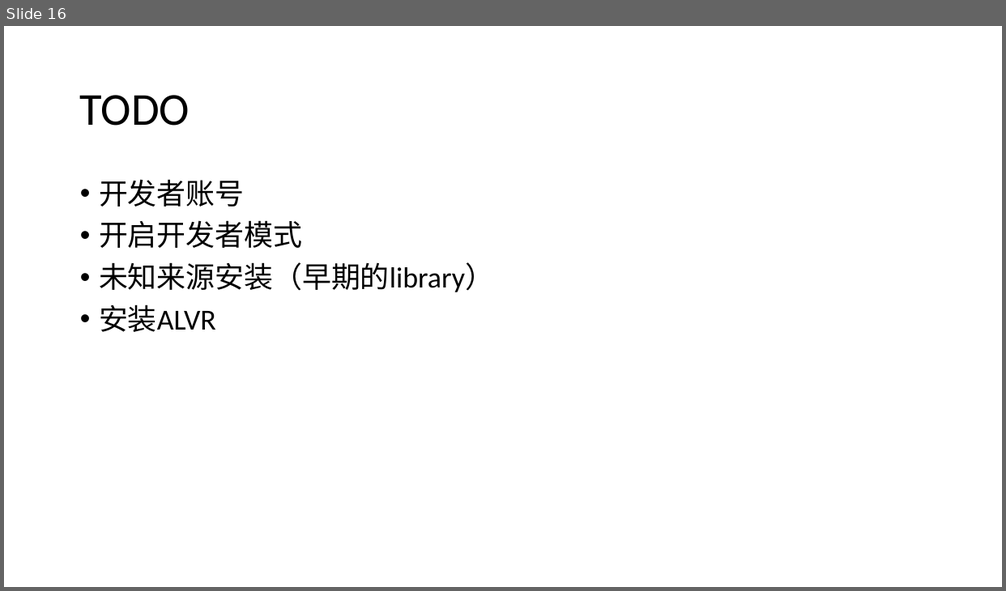
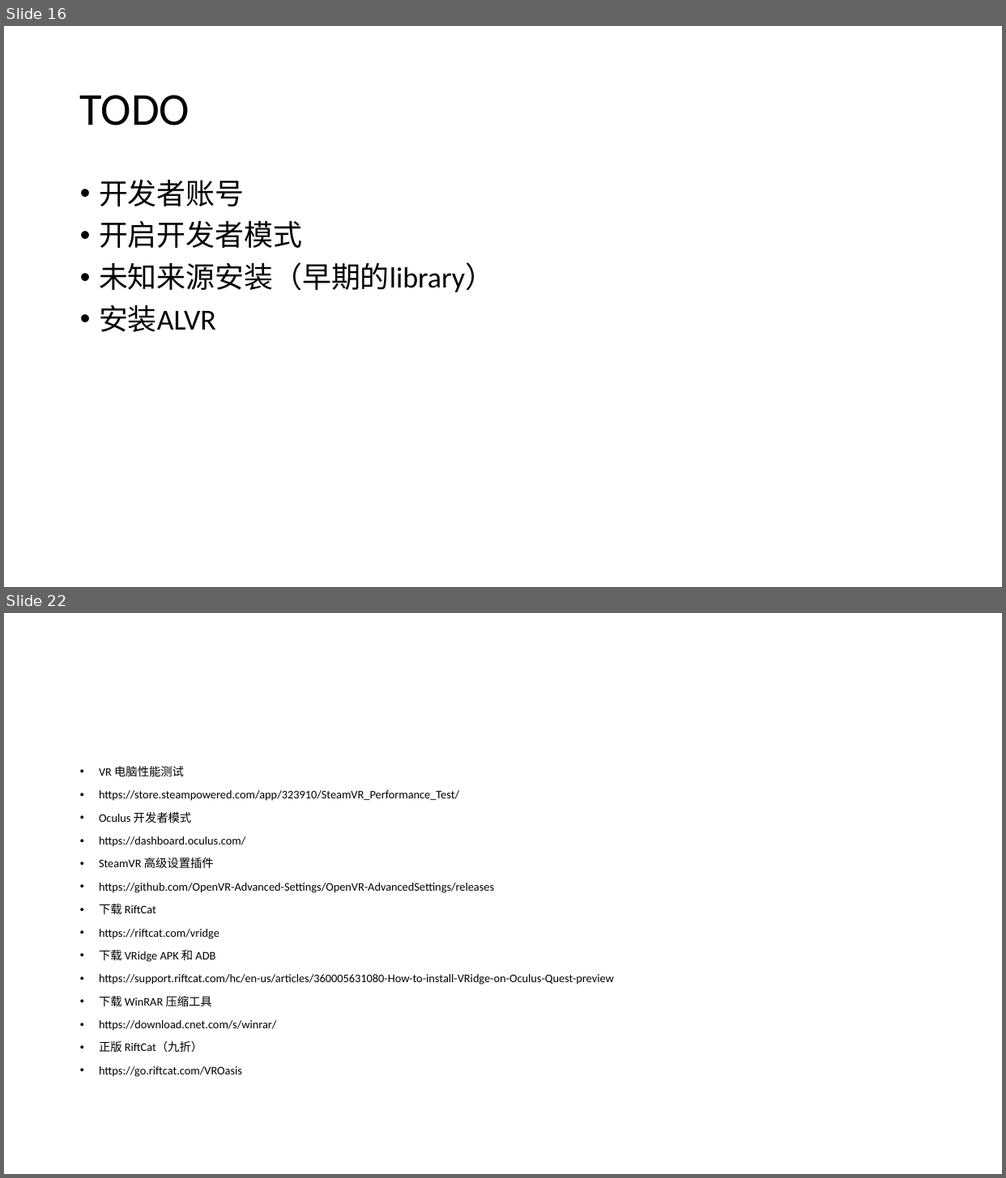
Before and after one commit to yangwangxinchen/Blank, a slide deck: OculusQuest快速入门/quest相关.pptx. Shown one above the other, each under a label of ours: slide 16 before the commit, slides 16 and 22 after it; the slides between them are not shown. The pictures are 1006x591 and 1006x1178 pixels, drawn with LibreOffice and Linux fonts; fonts in the diff are those of the drawing. Boxes give left, top, right and bottom in pixels: in the first picture for what was removed or moved away, otherwise in the second. Text is boxed around its words. In the diff, an @@ line names an element or a change of style, - is before the commit and + after.

```diff
--- a/OculusQuest快速入门/quest相关.pptx
+++ b/OculusQuest快速入门/quest相关.pptx
@@ slide 22 added at (4, 613, 1002, 1174), background #FFFFFF @@
@@ text added at (99, 766, 614, 1077), 11.2 pt, text #000000 @@
+• VR 电脑性能测试
+• https://store.steampowered.com/app/323910/SteamVR_Performance_Test/
+• Oculus 开发者模式
+• https://dashboard.oculus.com/
+• SteamVR 高级设置插件
+• https://github.com/OpenVR-Advanced-Settings/OpenVR-AdvancedSettings/releases
+• 下载 RiftCat
+• https://riftcat.com/vridge
+• 下载 VRidge APK 和 ADB
+• https://support.riftcat.com/hc/en-us/articles/360005631080-How-to-install-VRidge-on-Oculus-Quest-preview
+• 下载 WinRAR 压缩工具
+• https://download.cnet.com/s/winrar/
+• 正版 RiftCat（九折）
+• https://go.riftcat.com/VROasis
```
Also in this commit, not shown: 6 other slides added, 1 other file.
